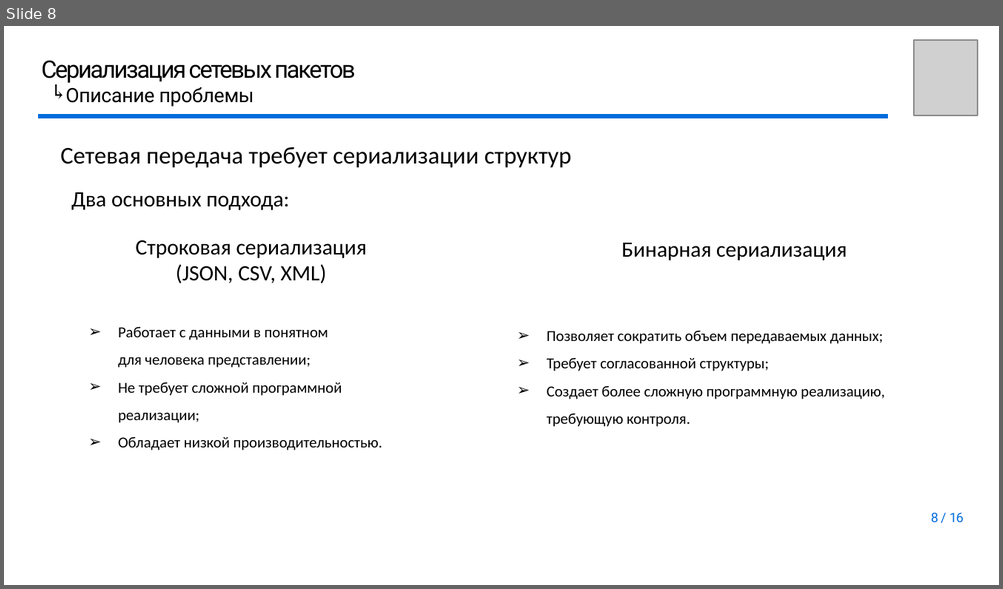
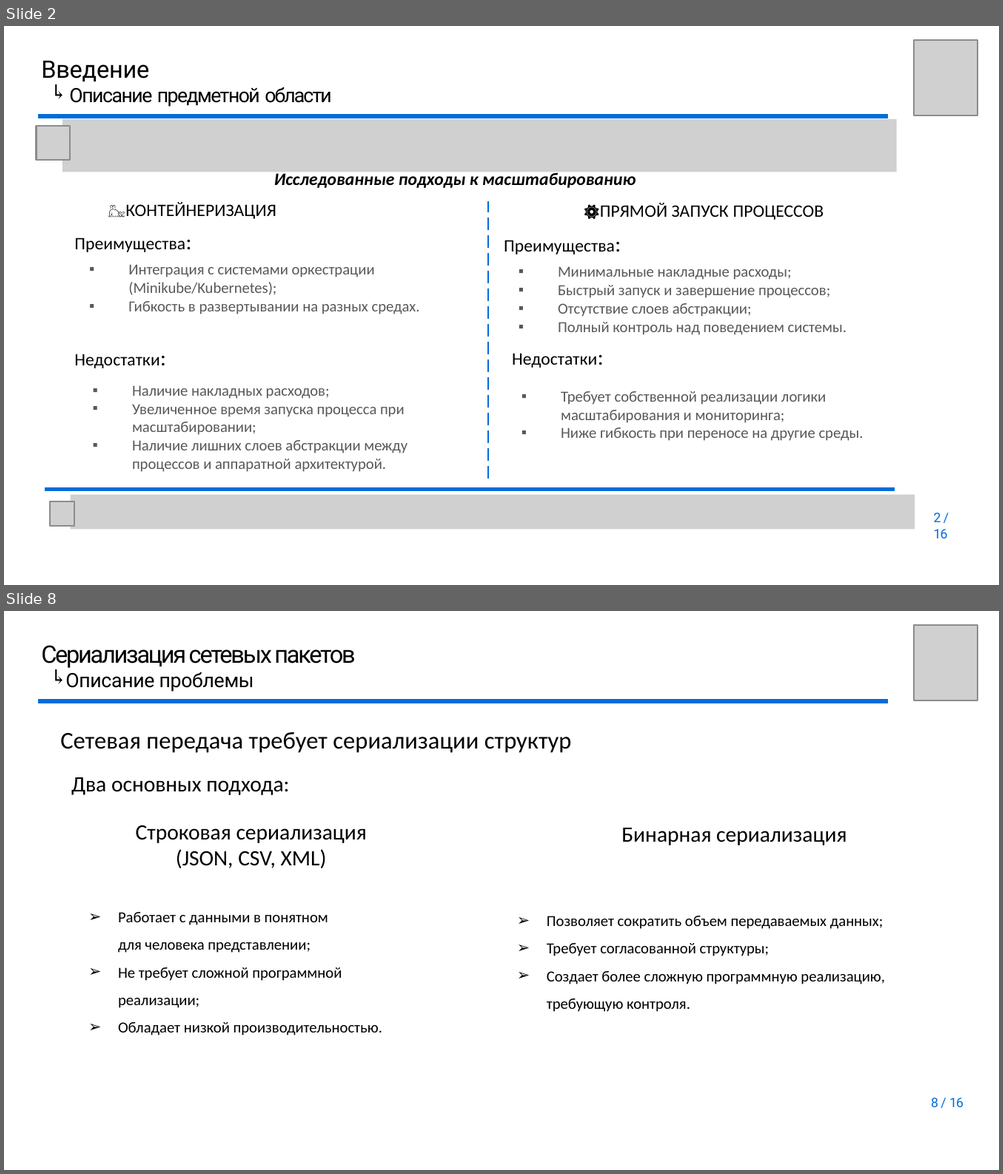
Before and after one commit to youngB0rrov/bmstu_doc, a slide deck: Master/Diploma/presentation/Презентация.pptx. Shown one above the other, each under a label of ours: slide 8 before the commit, slides 2 and 8 after it; the slides between them are not shown. The pictures are 1003x589 and 1003x1174 pixels, drawn with LibreOffice and Linux fonts; fonts in the diff are those of the drawing; grey boxes stand for pictures; background and template pictures are left out. Boxes give left, top, right and bottom in pixels: in the first picture for what was removed or moved away, otherwise in the second. Text is boxed around its words. In the diff, an @@ line names an element or a change of style, - is before the commit and + after.

```diff
--- a/Master/Diploma/presentation/Презентация.pptx
+++ b/Master/Diploma/presentation/Презентация.pptx
@@ slide 2 added at (4,26,999,585), background #FFFFFF @@
@@ picture added at (913,40,976,116) @@
@@ title added at (41,61,331,107), 9 pt, text #000000 @@
+Введение
+Описание предметной области
@@ text added at (45,82,67,100), 9 pt, text #000000 @@
+↰
@@ picture added at (36,125,70,160) @@
@@ freeform shape added at (39,116,887,116), outline #006CDC 1.99 pt @@
@@ picture added at (62,119,896,173) @@
@@ text added at (274,170,635,188), 8 pt, text #000000, bold, italic @@
+Исследованные подходы к масштабированию
@@ text added at (108,203,276,219), 8 pt, text #000000 @@
+🐳КОНТЕЙНЕРИЗАЦИЯ
@@ line added from (488, 478) to (488, 201), #006CDC 0.75 pt dashed @@
@@ text added at (600,203,824,220), 8 pt, text #000000 @@
+⚙️ПРЯМОЙ ЗАПУСК ПРОЦЕССОВ
@@ text added at (74,238,185,252), 8 pt, text #000000 @@
+Преимущества:
@@ text added at (504,240,614,255), 8 pt, text #000000 @@
+Преимущества:
@@ text added at (128,264,420,315), 7 pt, text #595959 @@
+▪ Интеграция с системами оркестрации (Minikube/Kubernetes);
+▪ Гибкость в развертывании на разных средах.
@@ text added at (558,266,846,335), 7 pt, text #595959 @@
+▪ Минимальные накладные расходы;
+▪ Быстрый запуск и завершение процессов;
+▪ Отсутствие слоев абстракции;
+▪ Полный контроль над поведением системы.
@@ text added at (74,354,159,369), 8 pt, text #000000 @@
+Недостатки:
@@ text added at (512,353,597,368), 8 pt, text #000000 @@
+Недостатки:
@@ text added at (132,386,407,472), 7 pt, text #595959 @@
+▪ Наличие накладных расходов;
+▪ Увеличенное время запуска процесса при масштабировании;
+▪ Наличие лишних слоев абстракции между процессов и аппаратной архитектурой.
@@ text added at (560,392,863,441), 7 pt, text #595959 @@
+▪ Требует собственной реализации логики масштабирования и мониторинга;
+▪ Ниже гибкость при переносе на другие среды.
@@ freeform shape added at (45,489,893,489), outline #006CDC 1.99 pt @@
@@ picture added at (50,502,75,527) @@
@@ picture added at (70,494,913,528) @@
@@ page number added at (933,513,948,539), 6 pt, text #006CDC @@
+2 / 16
```
Also in this commit, not shown: 6 slides changed, 1 other slide added, 3 slides removed, 1 other file.
